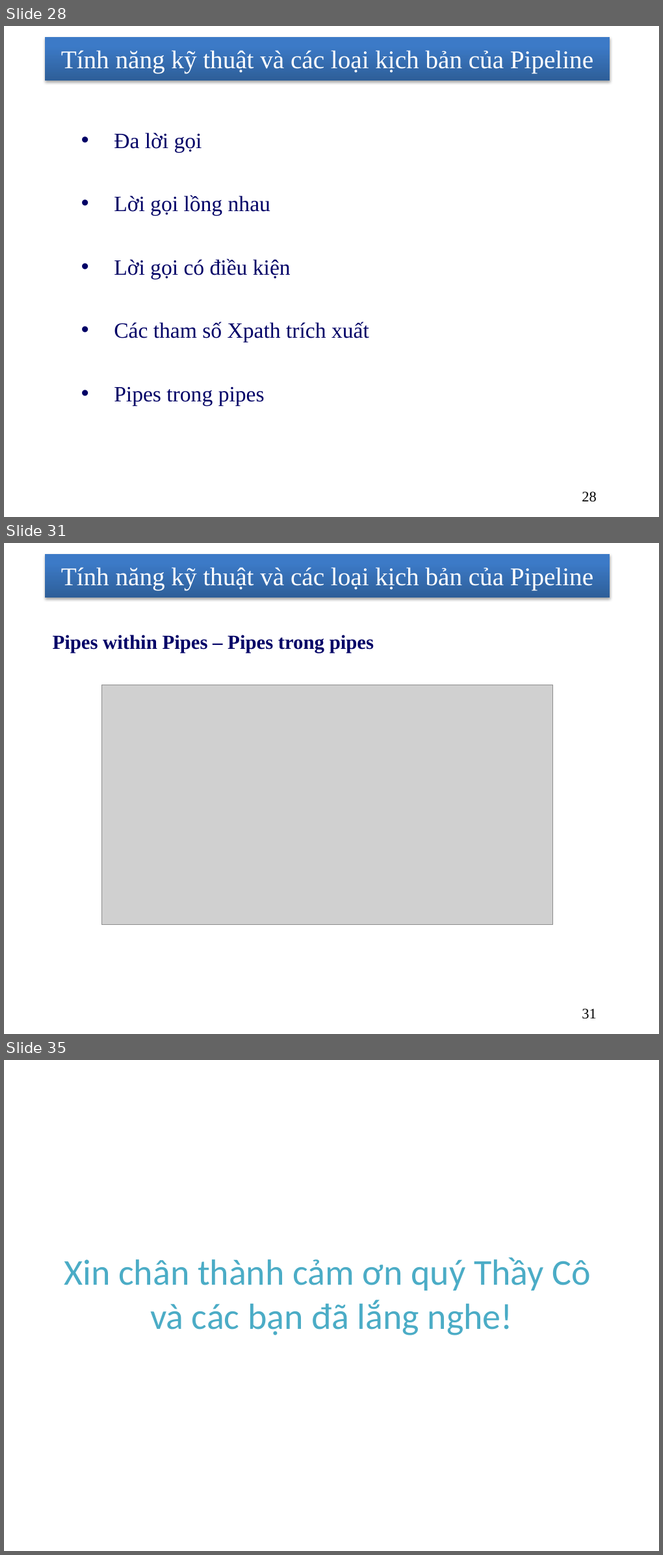
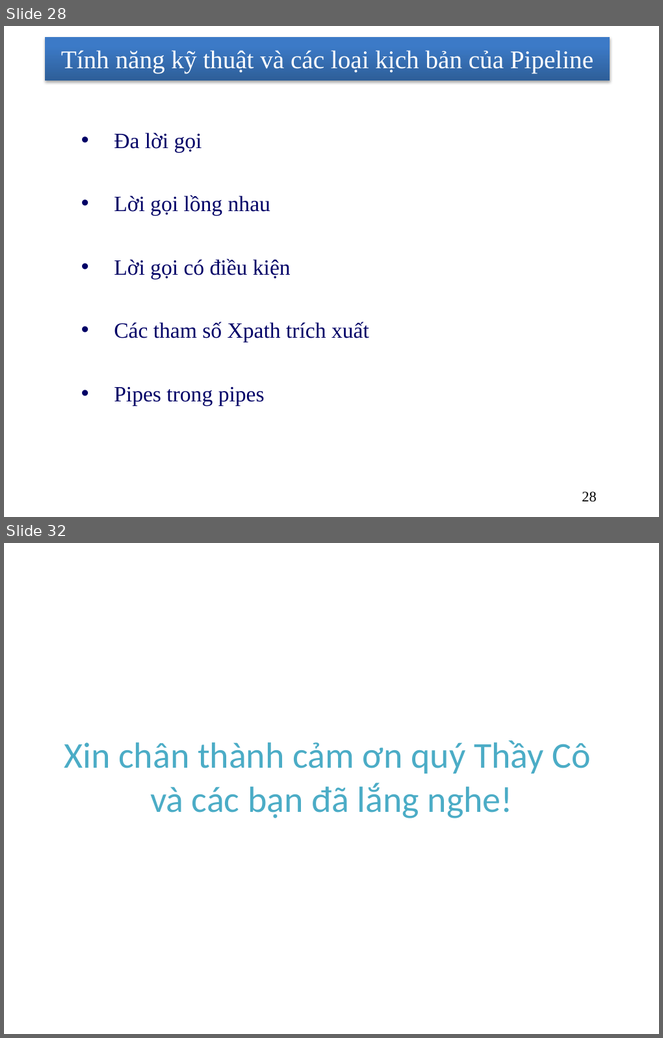
Before and after one commit to nhanhnt/LUANVAN, a slide deck: WORD/luanvan_nhanhnt_ver8.pptx. Shown one above the other, each under a label of ours: slides 28, 31 and 35 before the commit, slides 28 and 32 after it; the slides between them are not shown. The pictures are 663x1555 and 663x1038 pixels, drawn with LibreOffice and Linux fonts; fonts in the diff are those of the drawing; grey boxes stand for pictures; background and template pictures are left out. Boxes give left, top, right and bottom in pixels: in the first picture for what was removed or moved away, otherwise in the second. Text is boxed around its words. In the diff, an @@ line names an element or a change of style, - is before the commit and + after.

```diff
--- a/WORD/luanvan_nhanhnt_ver8.pptx
+++ b/WORD/luanvan_nhanhnt_ver8.pptx
@@ slide 31 removed at [4,543,659,1034], background picture (left out); not listed: 1 template element that a slide beside it also shows @@
@@ title removed at [61,567,594,590] @@
-Tính năng kỹ thuật và các loại kịch bản của Pipeline
@@ text removed at [53,635,374,653] @@
-Pipes within Pipes – Pipes trong pipes
@@ picture removed at [102,685,553,926] @@
@@ page number removed at [582,1009,596,1019] @@
-31
@@ what was slide 35 is now slide 32 @@
```
Also in this commit, not shown: 3 slides changed, 2 other slides removed.
